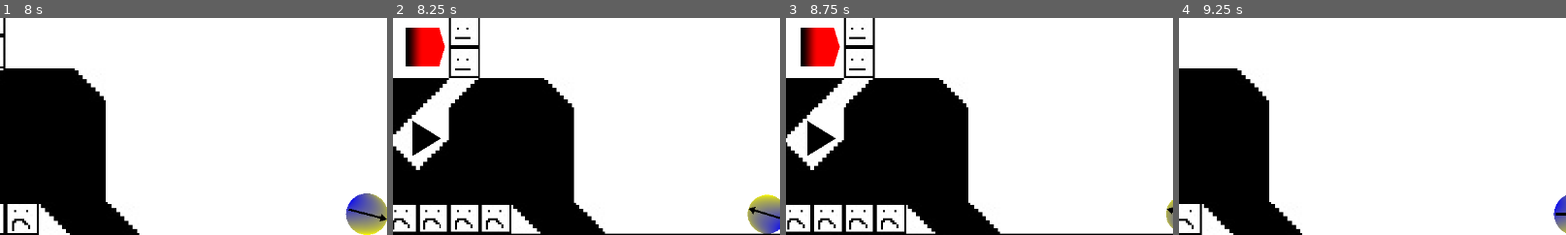
Above: before the commit, frames 1-4 (left to right).
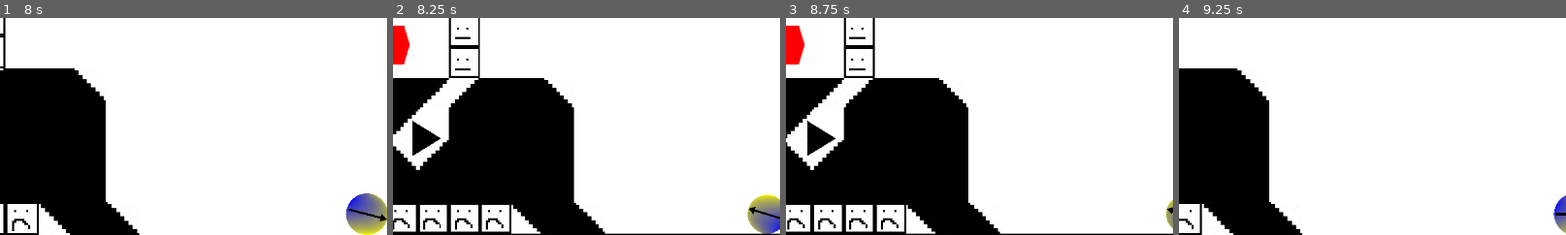
Above: after the commit, the same moments.

Repository: Hashim-the-masher/Game_with_fawas
Game: Godot game, scene res://Playground.tscn
Same seed, same stepped clock (60 frames per second), same inputs: the game is played once before the commit and once after it.
Inputs (mouse positions are % of the whole screen's width and height, from its top left):
- Up to frame 1 (8 s): tap Enter at 0.5 s; move the mouse to (45, 70) at 0.52 s; hold W (up) 0.53-2.03 s; click (45, 70) at 0.6 s; move the mouse to (80, 65) at 1.27 s; tap Mouse wheel down (scroll down) at 1.35, 3.6, 5.85 s; move the mouse to (20, 35) at 2.02 s; hold A (left) 2.03-3.53 s; tap Mouse wheel up (scroll up) at 2.1, 4.35, 6.6 s; move the mouse to (55, 50) at 2.77 s; click (55, 50) at 2.85 s; move the mouse to (35, 25) at 3.52 s; hold S (down) 3.53-4.28 s; move the mouse to (72, 45) at 4.27 s; hold D (right) 4.28-5.03 s; move the mouse to (30, 55) at 5.02 s; hold W (up) 5.03-5.78 s; click (30, 55) at 5.1 s; move the mouse to (60, 28) at 5.77 s; hold D (right) from 5.78 s (still down); move the mouse to (45, 70) at 6.52 s; move the mouse to (80, 65) at 7.27 s; click (80, 65) at 7.35 s
- Up to frame 2 (8.25 s): move the mouse to (20, 35) at 8.02 s; release D (right) at 8.03 s; hold S (down) from 8.03 s (still down); tap Mouse wheel down (scroll down) at 8.1 s
- Up to frame 3 (8.75 s): keep holding S (down)
- Up to frame 4 (9.25 s): move the mouse to (55, 50) at 8.77 s; release S (down) at 8.78 s; hold A (left) from 8.78 s (still down); tap Mouse wheel up (scroll up) at 8.85 s
The pictures show only the part of the screen within x 0-50%, y 5-55%; the shares and areas given below are measured in that part.

Frame 1 is identical in both runs. In frame 2, 2.3% of the frame differs, in the area x 0-14%, y 3-23%; in frame 3, 2.4%, in the area x 0-15%, y 3-23%; in frame 4, nothing differs.

Commit message:
changing possition so that death is not immediate

Diff:
--- a/Playground.tscn
+++ b/Playground.tscn
@@ -66,7 +66,7 @@
 position = Vector2(-286, 31)
 
 [node name="smash" parent="." instance=ExtResource("4_threo")]
-position = Vector2(-284, -16)
+position = Vector2(-302, -17)
 
 [node name="Breakables" parent="." instance=ExtResource("5_threo")]
 position = Vector2(-355, -38)
